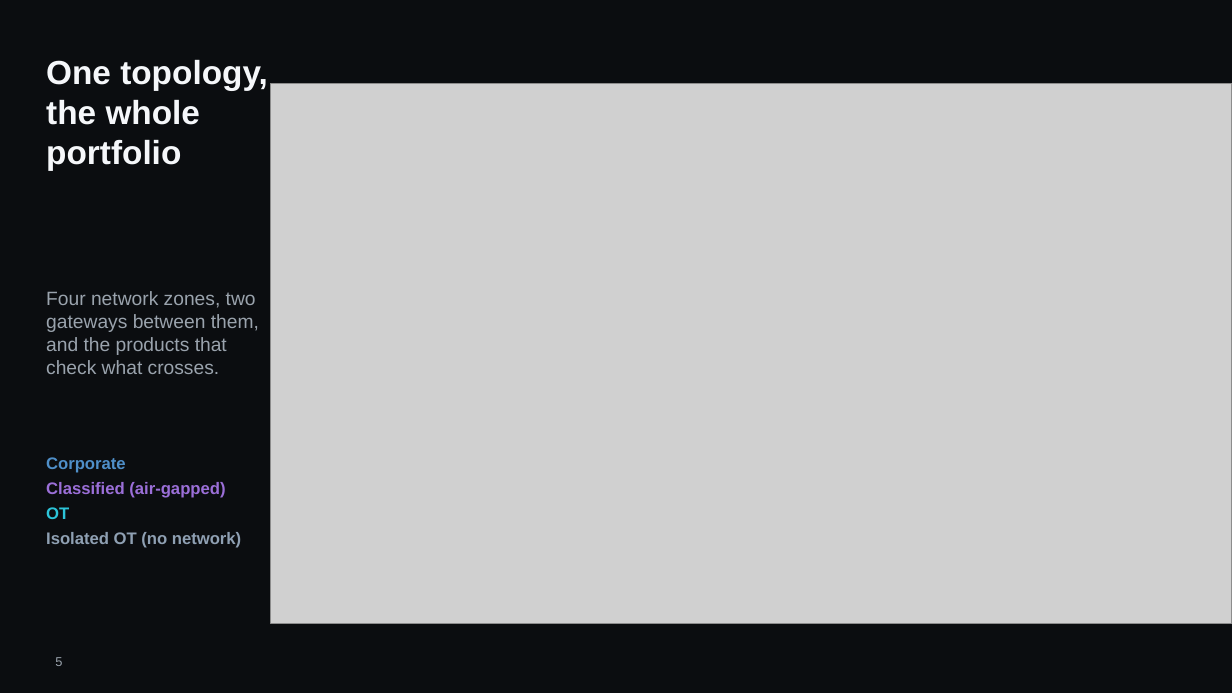
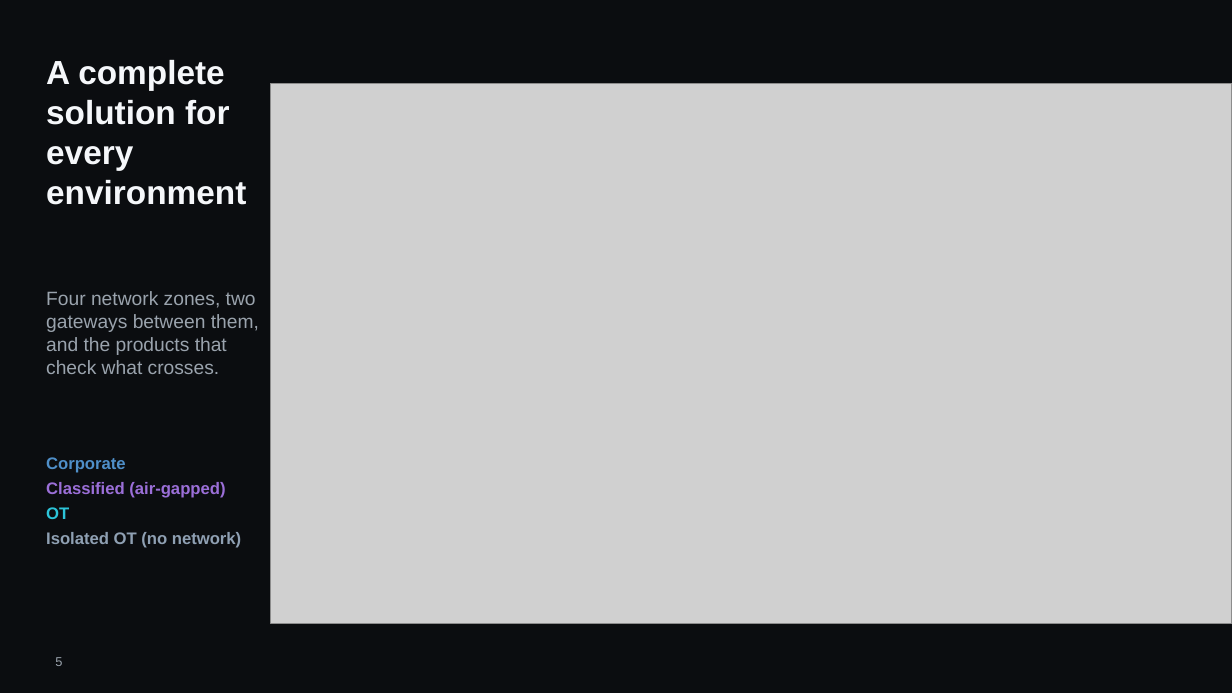
Before and after one commit to hybridus/DFX_Marketing, a slide deck: slide 5 of Projects/03_Presales_Master_Deck/pilot/DFX_Master_deck.pptx. Drawn at 1232x693 pixels with LibreOffice and Linux fonts; fonts in the diff are those of the drawing; grey boxes stand for pictures; background and template pictures are left out. Boxes give left, top, right and bottom in pixels: in the first picture for what was removed or moved away, otherwise in the second. Text is boxed around its words. In the diff, an @@ line names an element or a change of style, - is before the commit and + after.

```diff
--- a/Projects/03_Presales_Master_Deck/pilot/DFX_Master_deck.pptx
+++ b/Projects/03_Presales_Master_Deck/pilot/DFX_Master_deck.pptx
@@ text at (46, 60, 246, 205): text changed @@
-One topology, the whole portfolio
+A complete solution for every environment
```
Also in this commit, not shown: 9 other slides changed, 12 other files.
